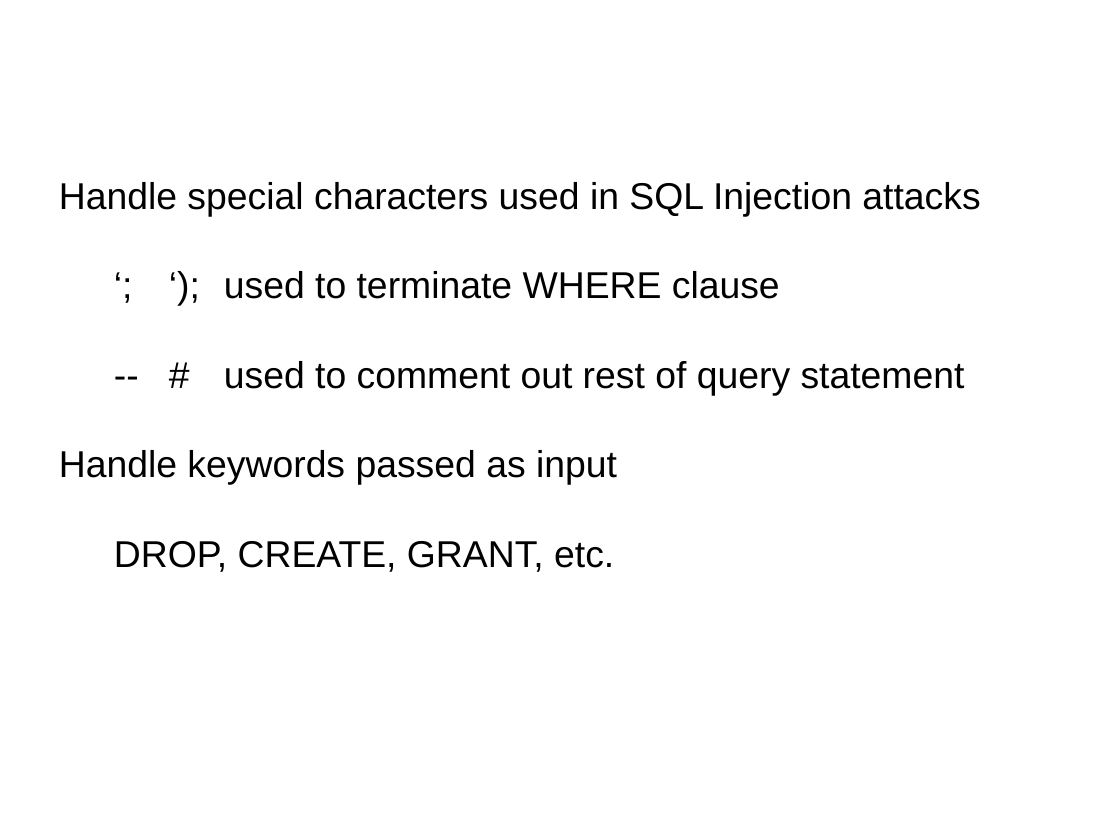
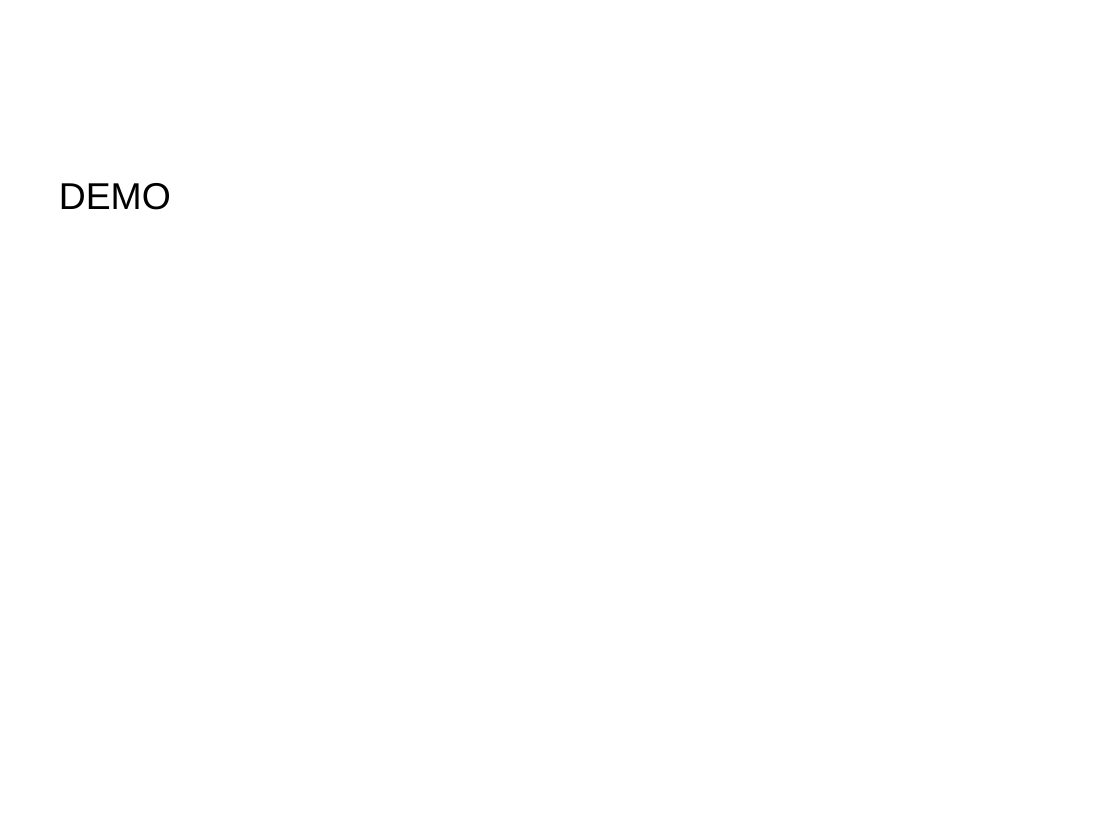
Before and after one commit to DrJekyll325/SQLServer, a slide deck: slide 16 of Presentations/SQL Server R Services/SQL Server R Services - ABQSQL.pptx (slide 18 before the commit). Drawn at 1120x840 pixels with LibreOffice and Linux fonts; fonts in the diff are those of the drawing; background and template pictures are left out. Boxes give left, top, right and bottom in pixels: in the first picture for what was removed or moved away, otherwise in the second. Text is boxed around its words. In the diff, an @@ line names an element or a change of style, - is before the commit and + after.

```diff
--- a/Presentations/SQL Server R Services/SQL Server R Services - ABQSQL.pptx
+++ b/Presentations/SQL Server R Services/SQL Server R Services - ABQSQL.pptx
@@ text at (x1=59, y1=183, x2=171, y2=210): text changed @@
-Handle special characters used in SQL Injection attacks
-‘; ‘); used to terminate WHERE clause
--- # used to comment out rest of query statement
-Handle keywords passed as input
-DROP, CREATE, GRANT, etc.
+DEMO
```
Also in this commit, not shown: 5 slides added, 14 slides removed, 1 other file.
